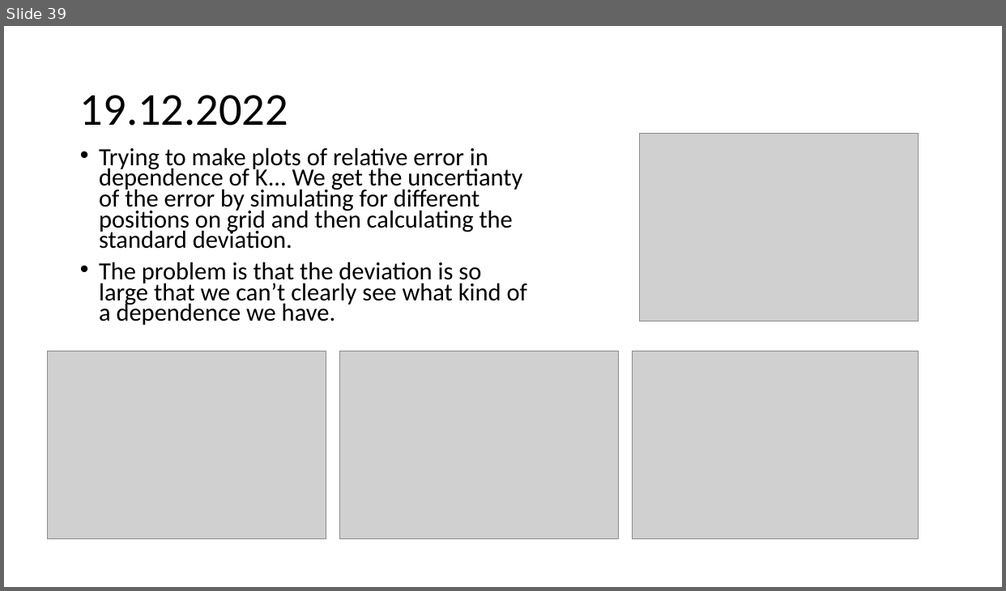
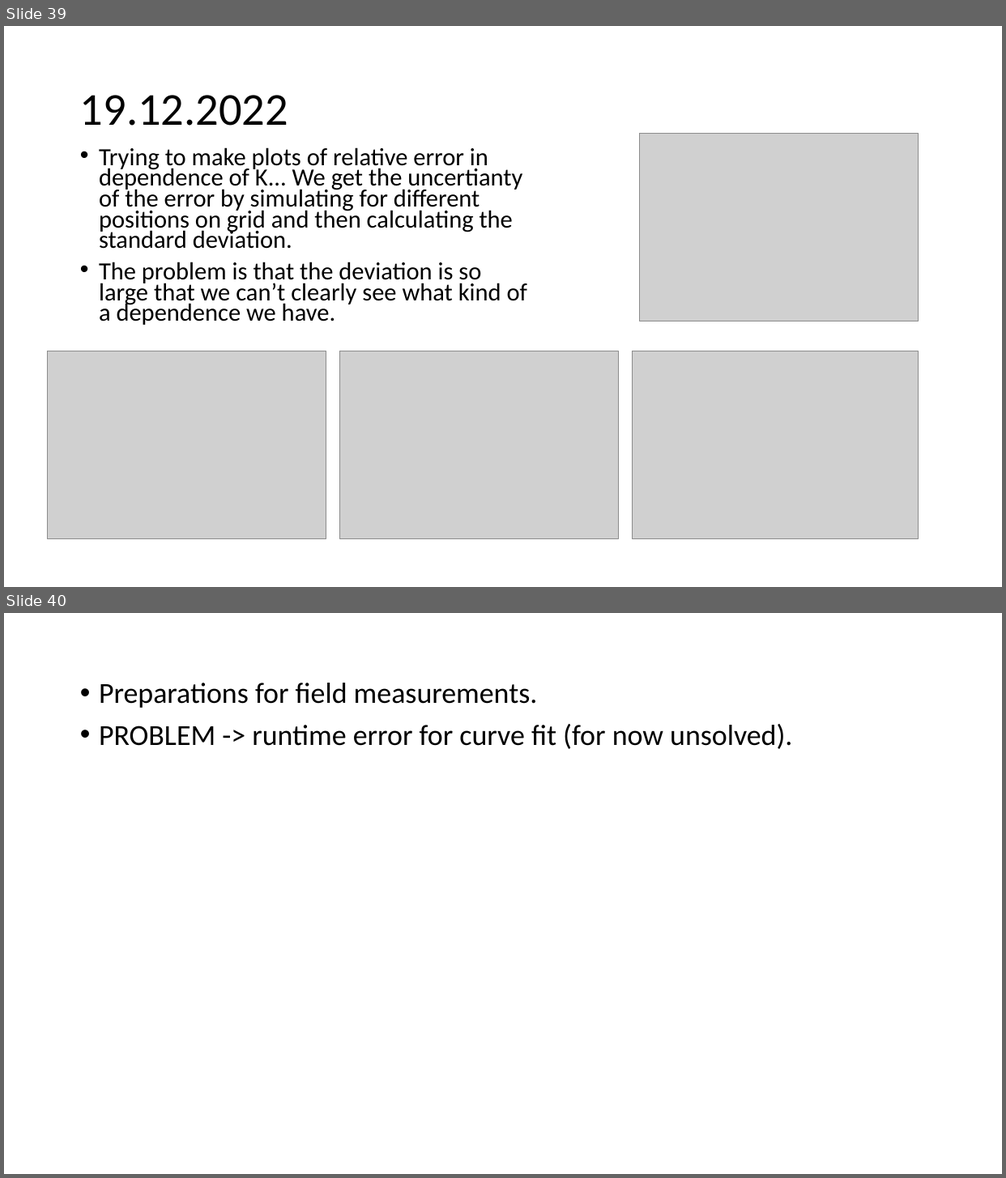
Before and after one commit to urhtrinko/DroneRadioactivity_student_job, a slide deck: reports/work_diary.pptx. Shown one above the other, each under a label of ours: slide 39 before the commit, slides 39 and 40 after it. The pictures are 1006x591 and 1006x1178 pixels, drawn with LibreOffice and Linux fonts; fonts in the diff are those of the drawing; grey boxes stand for pictures. Boxes give left, top, right and bottom in pixels: in the first picture for what was removed or moved away, otherwise in the second. Text is boxed around its words. In the diff, an @@ line names an element or a change of style, - is before the commit and + after.

```diff
--- a/reports/work_diary.pptx
+++ b/reports/work_diary.pptx
@@ slide 40 added at (x1=4, y1=613, x2=1002, y2=1174), background #FFFFFF @@
@@ text added at (x1=99, y1=683, x2=792, y2=749), 28 pt, text #000000 @@
+• Preparations for field measurements.
+• PROBLEM -> runtime error for curve fit (for now unsolved).
```
